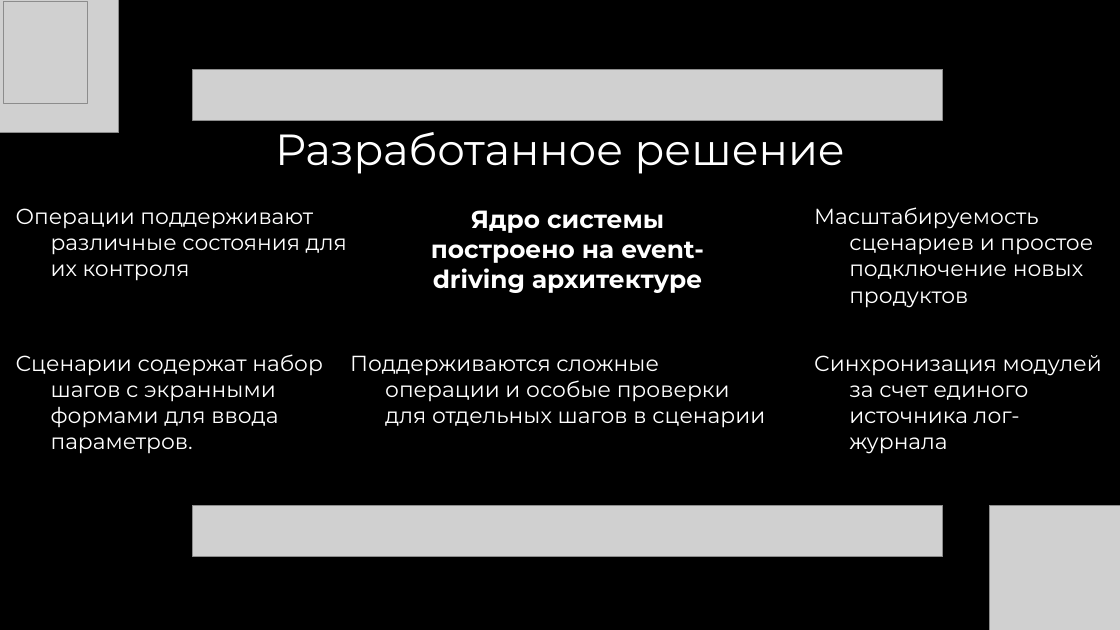
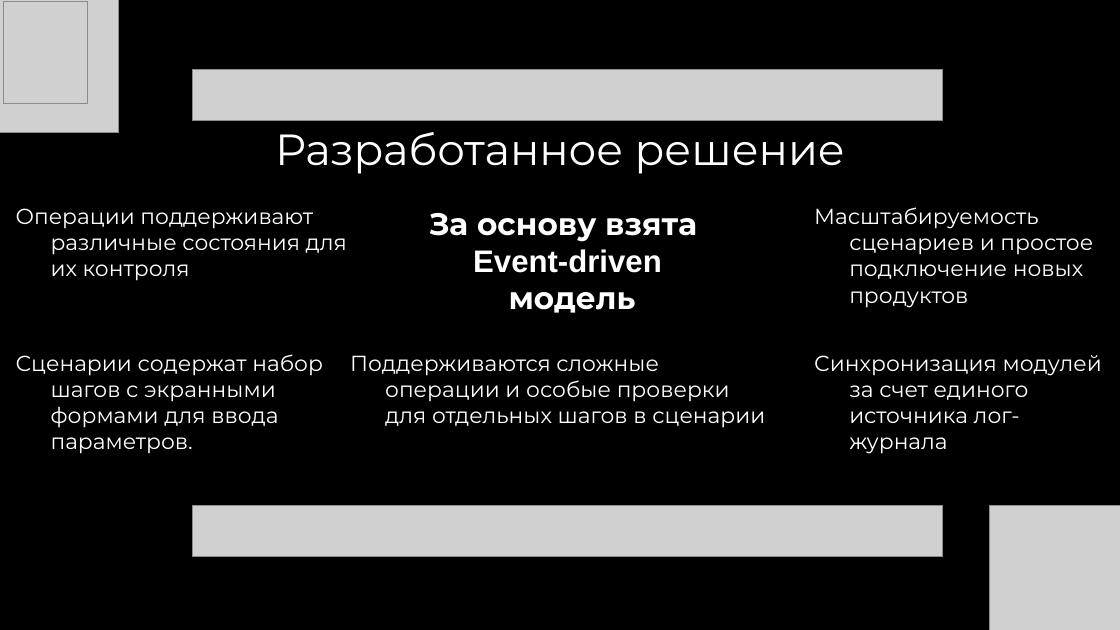
Before and after one commit to BoreBoreDoria/DevHack, a slide deck: slide 4 of Track1.pptx. Drawn at 1120x630 pixels with LibreOffice and Linux fonts; fonts in the diff are those of the drawing; grey boxes stand for pictures. Boxes give left, top, right and bottom in pixels: in the first picture for what was removed or moved away, otherwise in the second. Text is boxed around its words. In the diff, an @@ line names an element or a change of style, - is before the commit and + after.

```diff
--- a/Track1.pptx
+++ b/Track1.pptx
@@ text at (429,213,697,313): text changed; size 16 to 20 pt @@
-Ядро системы построено на event-driving архитектуре
+За основу взята
+Event-driven
+модель
```
